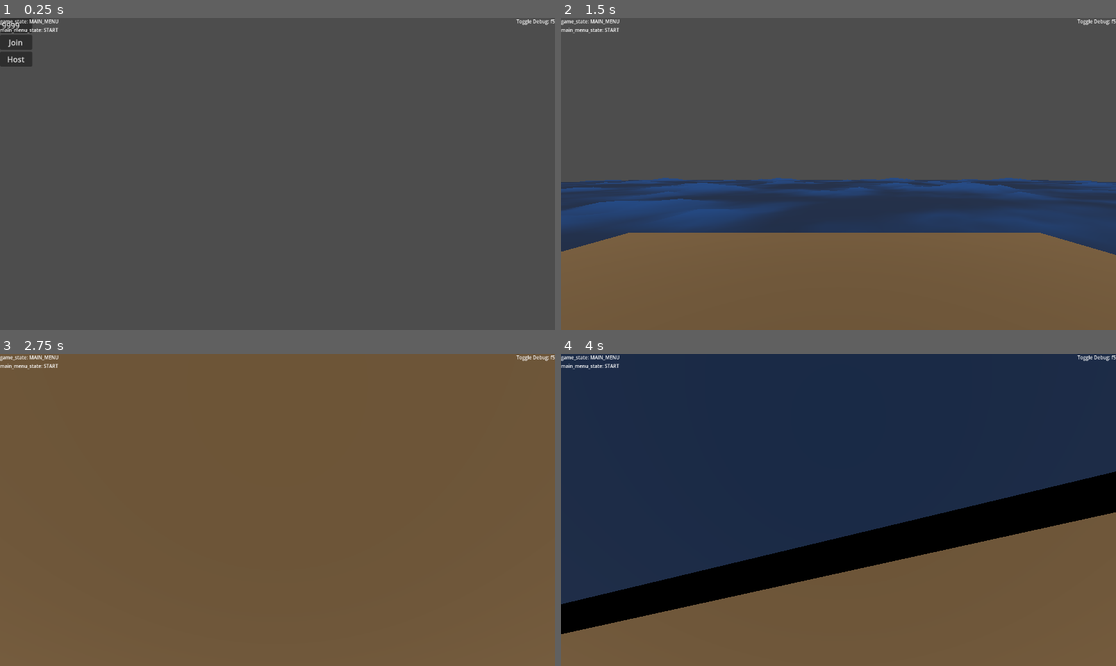
Above: before the commit, frames 1-4 (two rows, left to right).
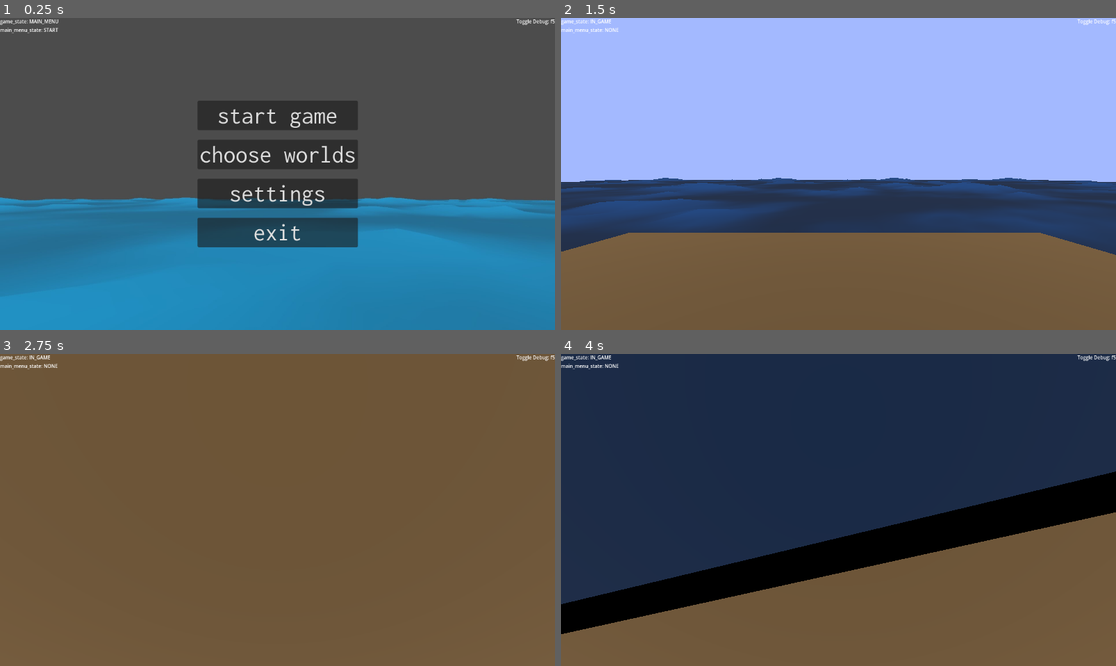
Above: after the commit, the same moments.

Repository: illogicalapple/open-water
Game: Godot game, scene res://scenes/start_menu.tscn
Same seed, same stepped clock (60 frames per second), same inputs: the game is played once before the commit and once after it. Before the commit the project starts from res://main.tscn.
Inputs (mouse positions are in pixels of both pictures, inside the frame that each line leads up to):
- Up to frame 1 (0.25 s): no input
- Up to frame 2 (1.5 s): click (838, 114) at 0.5 s, where only the run after the commit has a clickable "start game"; click "Host" at 1.25 s
- Up to frame 3 (2.75 s): tap Enter at 2 s; move the mouse to (305, 510) at 2.02 s; hold W from 2.03 s (still down); tap Space at 2.27 s
- Up to frame 4 (4 s): keep holding W; tap Space at 2.75, 3.02 s; move the mouse to (810, 510) at 2.77 s; tap Enter at 3.5 s; move the mouse to (849, 503) at 3.52 s

The runs differ from the first frame. In frame 1, 50% of the frame differs, in the area x 0-100%, y 0-100%; in frame 2, 52%, in the area x 0-100%, y 0-53%; in frame 3, less than 0.1%; in frame 4, less than 0.1%.

Commit message:
improvements
sky + default to the start menu

Diff:
--- a/project.godot
+++ b/project.godot
@@ -11,7 +11,7 @@
 [application]
 
 config/name="Raft Game"
-run/main_scene="res://main.tscn"
+run/main_scene="res://scenes/start_menu.tscn"
 config/features=PackedStringArray("4.1")
 config/icon="res://icon.png"
 
@@ -32,3 +32,7 @@
 "events": [Object(InputEventKey,"resource_local_to_scene":false,"resource_name":"","device":-1,"window_id":0,"alt_press …(182 unchanged characters)…
 ]
 }
+
+[rendering]
+
+environment/defaults/default_clear_color=Color(0.639216, 0.72549, 1, 1)
